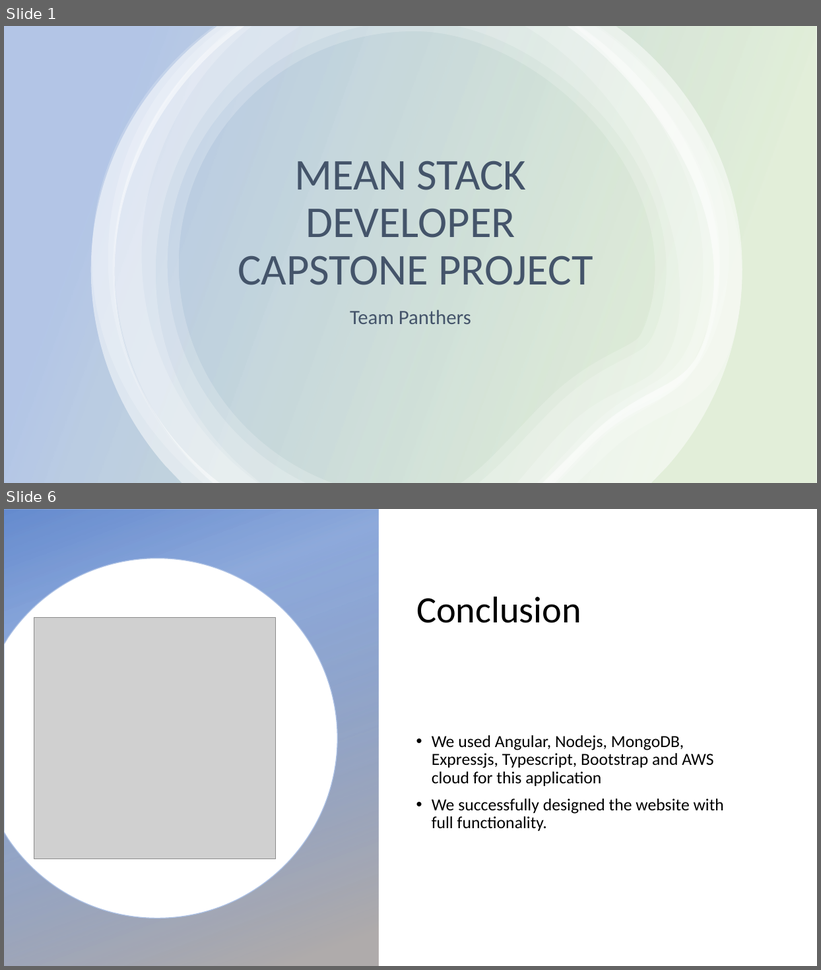
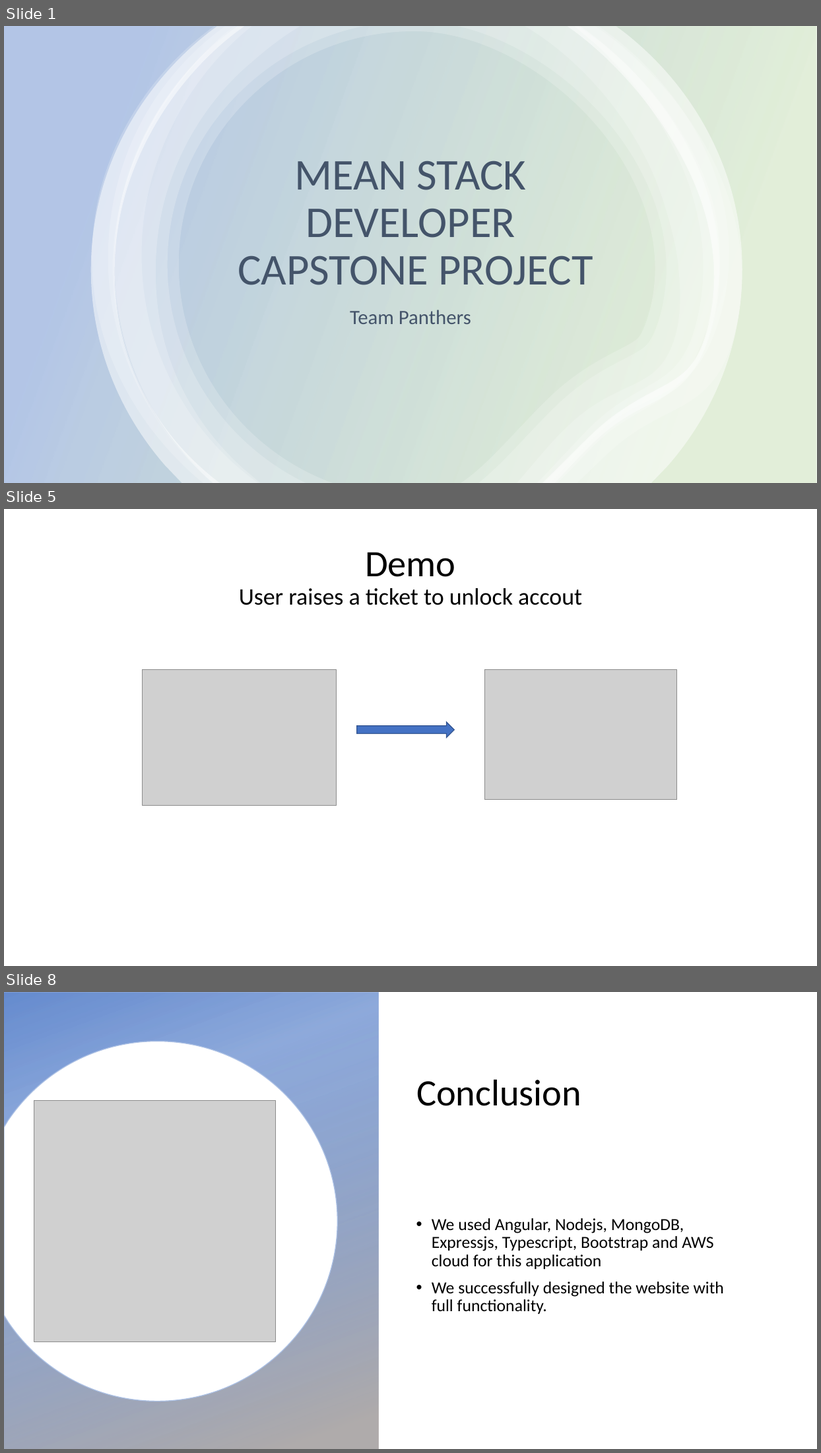
Before and after one commit to TCS-meanstack-16/Capstone-Project, a slide deck: Capstone Presentation.pptx. Shown one above the other, each under a label of ours: slides 1 and 6 before the commit, slides 1, 5 and 8 after it; the slides between them are not shown. The pictures are 821x970 and 821x1453 pixels, drawn with LibreOffice and Linux fonts; fonts in the diff are those of the drawing; grey boxes stand for pictures; background and template pictures are left out. Boxes give left, top, right and bottom in pixels: in the first picture for what was removed or moved away, otherwise in the second. Text is boxed around its words. In the diff, an @@ line names an element or a change of style, - is before the commit and + after.

```diff
--- a/Capstone Presentation.pptx
+++ b/Capstone Presentation.pptx
@@ slide 5 added at (4,509,817,966), background #FFFFFF @@
@@ title added at (239,552,582,605), 28 pt, text #000000 @@
+Demo
+User raises a ticket to unlock accout
@@ picture added at (142,670,337,806) @@
@@ picture added at (484,670,677,801) @@
@@ right arrow added at (357,722,455,738), fill #4472C4, outline #325491 1 pt @@
@@ what was slide 6 is now slide 8 @@
```
Also in this commit, not shown: 3 slides changed, 1 other slide added, 1 other file.
